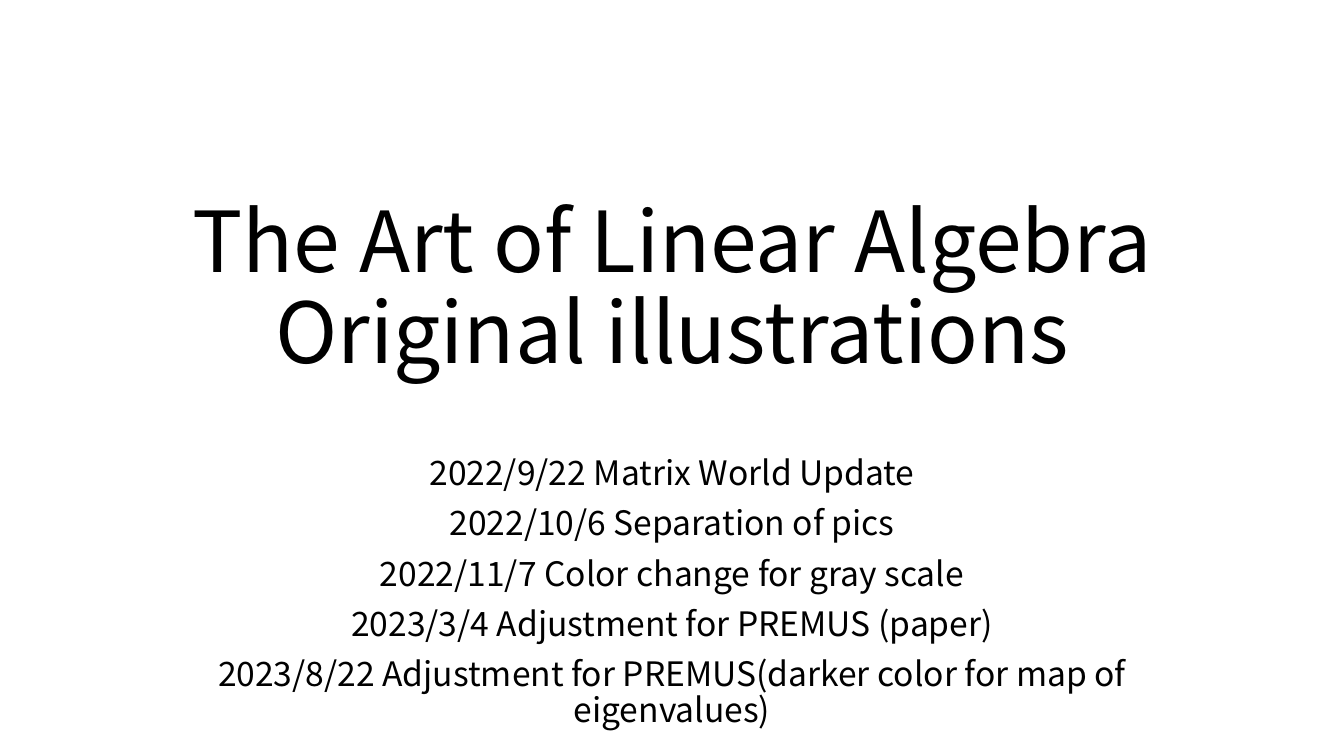
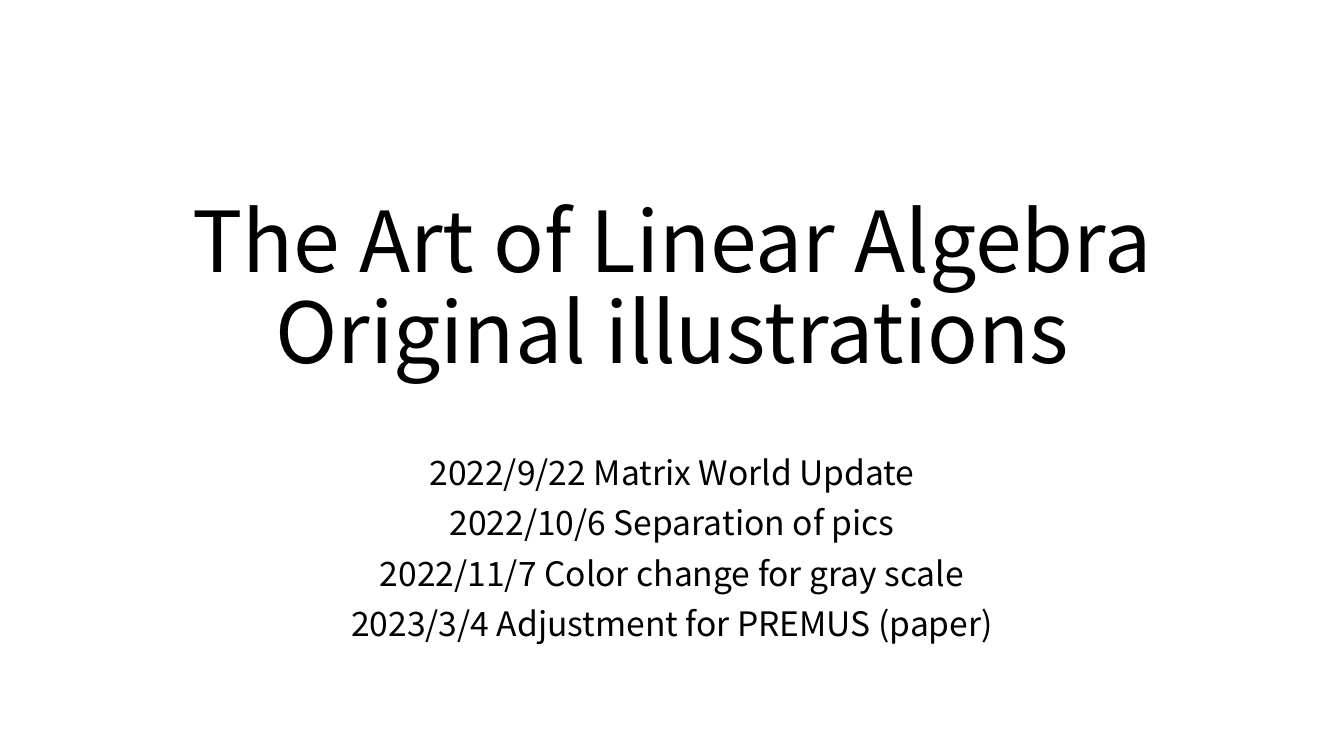
Before and after one commit to kenjihiranabe/The-Art-of-Linear-Algebra, a slide deck: slide 1 of Illustrations.pptx. Drawn at 1344x756 pixels with LibreOffice and Linux fonts; fonts in the diff are those of the drawing. Boxes give left, top, right and bottom in pixels: in the first picture for what was removed or moved away, otherwise in the second. Text is boxed around its words. In the diff, an @@ line names an element or a change of style, - is before the commit and + after.

```diff
--- a/Illustrations.pptx
+++ b/Illustrations.pptx
@@ subtitle at [218,658,1126,731]: paragraph removed @@
-2023/8/22 Adjustment for PREMUS(darker color for map of eigenvalues)
```
Also in this commit, not shown: 3 other slides changed, 1 other file.
